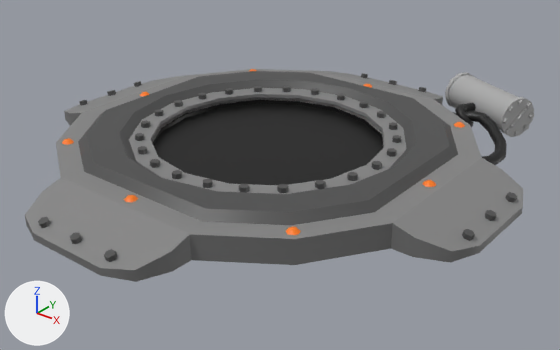
A saved change to the glTF model Blends/prop-jump-pad.glb.
One viewpoint serves both versions: a camera (50 mm lens) standing at (3.92, -4.74, 2.78) and looking at (0.15, -0.03, -0.14). The lights are fixed; the arrows at lower left show +X, +Y and +Z. Where no turn or scale is listed for an object, it has been applied to the vertices.

In view in the first picture: 'prop-jump-pad', 'prop-jump-pad-details'.
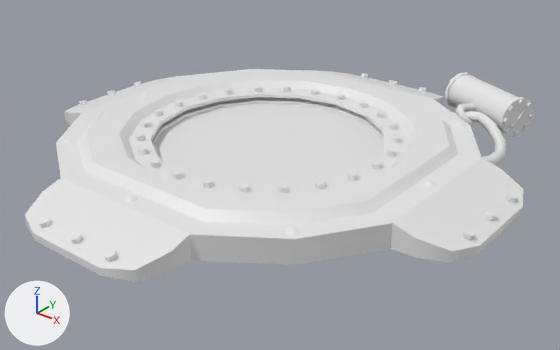
Pixel boxes (x1, y1, x2, y2) of what changed, in the pictures (560 x 350 px):
'prop-jump-pad', recoloured (grey to white): (25, 69, 524, 282) in both
'prop-jump-pad-details', recoloured (grey to white): (38, 69, 534, 262) in both

What changed in the scene script:
```text
Change me_prop_jump_pad:
    where me_prop_jump_pad.from_pydata(...)  # 372 vertices, 542 faces; spans x -2.15..2.15, y -2.15..2.15, z 0.0..0.26
    remove me_prop_jump_pad.materials.append(mat_prop_jump_pad)  # picture img_prop_jump_pad_diffuse
Change me_prop_jump_pad_details:
    where me_prop_jump_pad_details.from_pydata(...)  # 1064 vertices, 1576 faces; spans x -2.1..2.1, y -2.1..2.24, z 0.0..0.36
    remove me_prop_jump_pad_details.materials.append(mat_prop_jump_pad)  # picture img_prop_jump_pad_diffuse
```
